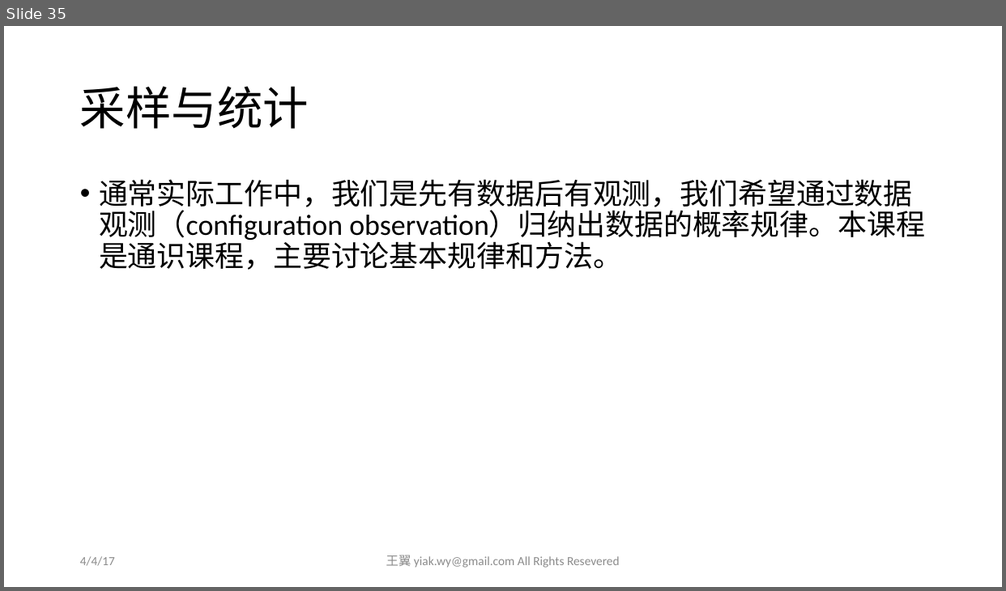
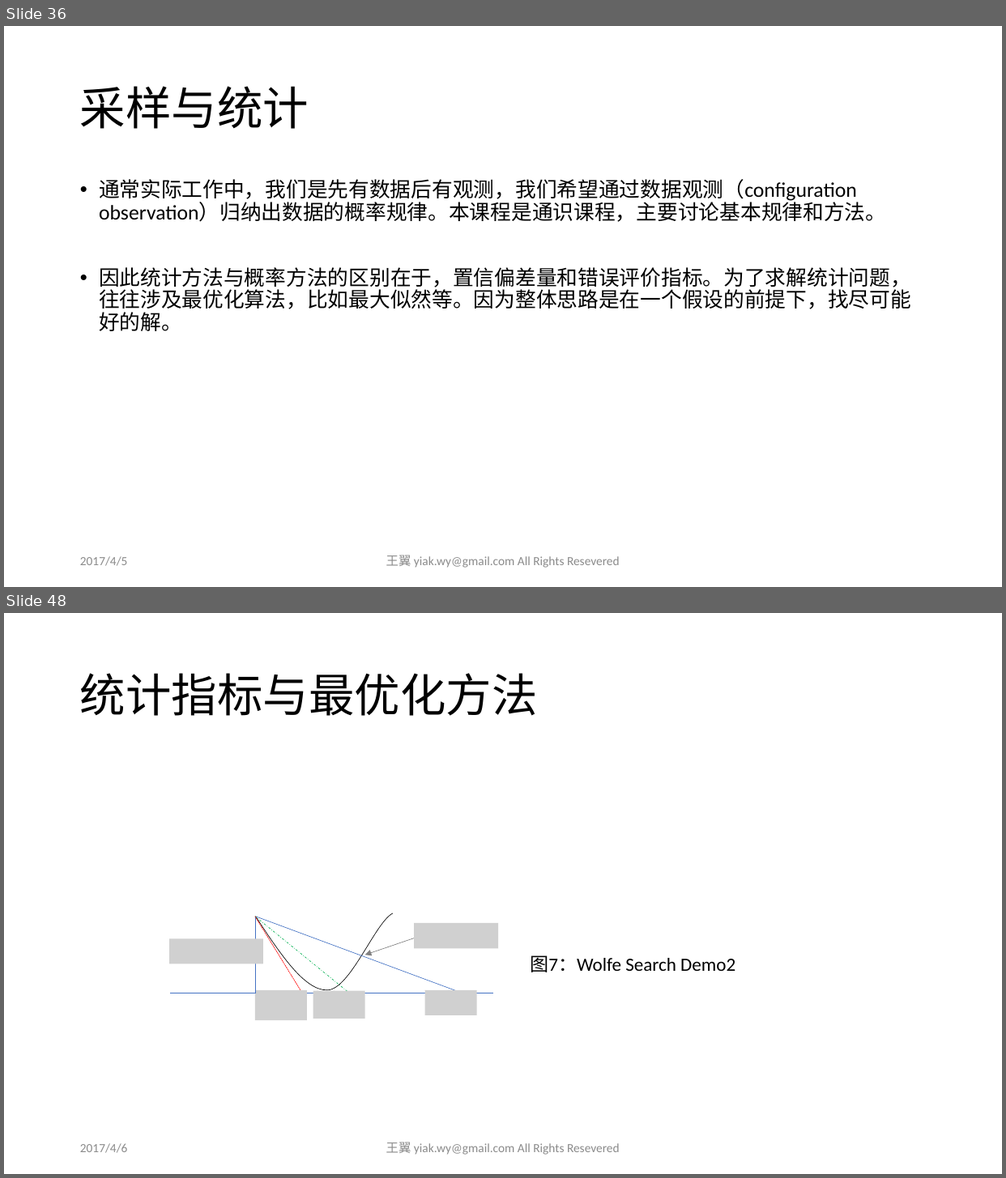
Before and after one commit to yiakwy/yiakwy.github.io, a slide deck: Computing Random Variables/Computing Random Variables.pptx. Shown one above the other, each under a label of ours: slide 35 before the commit, slides 36 and 48 after it; the slides between them are not shown. The pictures are 1006x591 and 1006x1178 pixels, drawn with LibreOffice and Linux fonts; fonts in the diff are those of the drawing; grey boxes stand for pictures. Boxes give left, top, right and bottom in pixels: in the first picture for what was removed or moved away, otherwise in the second. Text is boxed around its words. In the diff, an @@ line names an element or a change of style, - is before the commit and + after.

```diff
--- a/Computing Random Variables/Computing Random Variables.pptx
+++ b/Computing Random Variables/Computing Random Variables.pptx
@@ slide 48 added at (4, 613, 1002, 1174), background #FFFFFF @@
@@ title added at (80, 673, 538, 716), 44 pt, text #000000 @@
+统计指标与最优化方法
@@ line added from (255, 917) to (350, 994), #00B050 0.5 pt dashed @@
@@ line added from (255, 917) to (303, 994), #FF0000 0.5 pt dashed @@
@@ freeform shape added at (256, 914, 393, 990), outline #000000 0.5 pt @@
@@ line added from (256, 917) to (463, 994), #4472C4 0.5 pt @@
@@ line added from (256, 918) to (256, 994), #4472C4 0.5 pt @@
@@ picture added at (414, 923, 499, 948) @@
@@ picture added at (169, 939, 263, 965) @@
@@ arrow added from (414, 939) to (364, 955), #808080 0.5 pt @@
@@ text added at (530, 956, 735, 973), 18 pt, text #000000 @@
+图7：Wolfe Search Demo2
@@ line added from (170, 994) to (493, 994), #4472C4 0.5 pt @@
@@ picture added at (255, 990, 306, 1020) @@
@@ picture added at (313, 991, 364, 1019) @@
@@ picture added at (424, 990, 476, 1016) @@
@@ text added at (80, 1144, 128, 1153), 12 pt, text #8C8C8C @@
+2017/4/6
@@ text added at (386, 1142, 620, 1155), 12 pt, text #8C8C8C @@
+王翼 yiak.wy@gmail.com All Rights Resevered
@@ what was slide 35 is now slide 36 @@
@@ slide 36 changed as well @@
@@ text at (99, 179, 886, 222): size 28 to 20 pt in "通常实际工作中，我们是先有数据后有观测，我们希望通过数据观测（configuration observation）归纳出 ..." @@
@@ text at (99, 267, 911, 331): paragraph added @@
+• 因此统计方法与概率方法的区别在于，置信偏差量和错误评价指标。为了求解统计问题，往往涉及最优化算法，比如最大似然等。因为整体思路是在一个假设的前提下，找尽可能好的解。
@@ text at (80, 557, 128, 566): text changed @@
-4/4/17
+2017/4/5
```
Also in this commit, not shown: 34 other slides changed, 19 other slides added.
